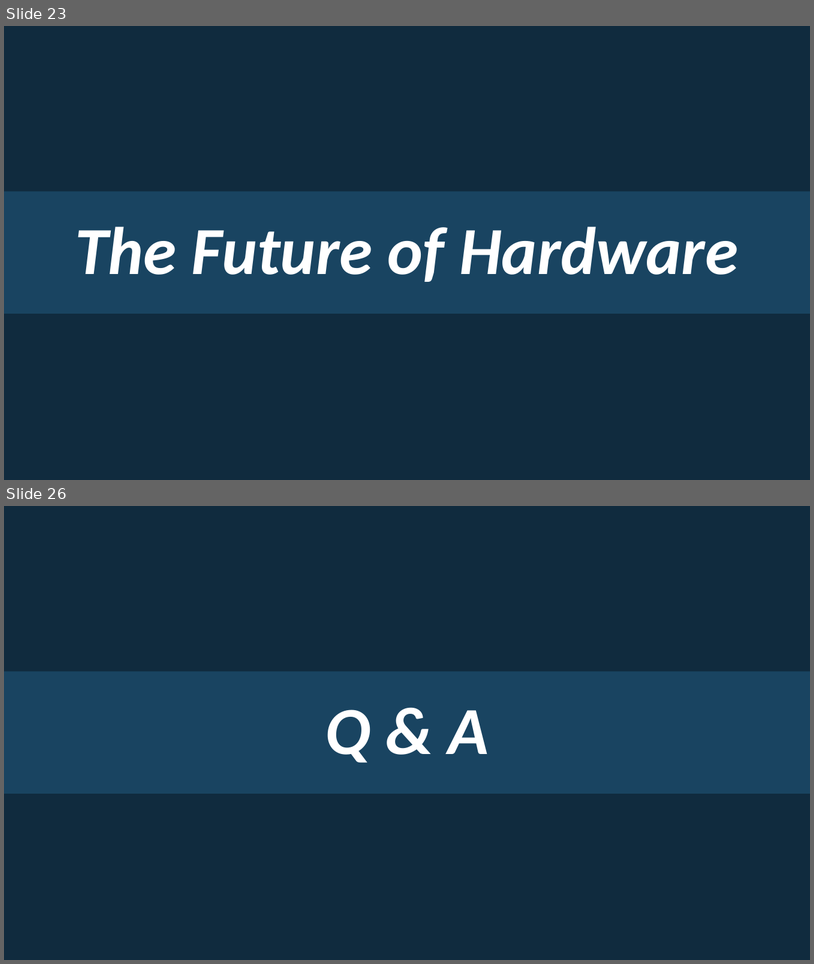
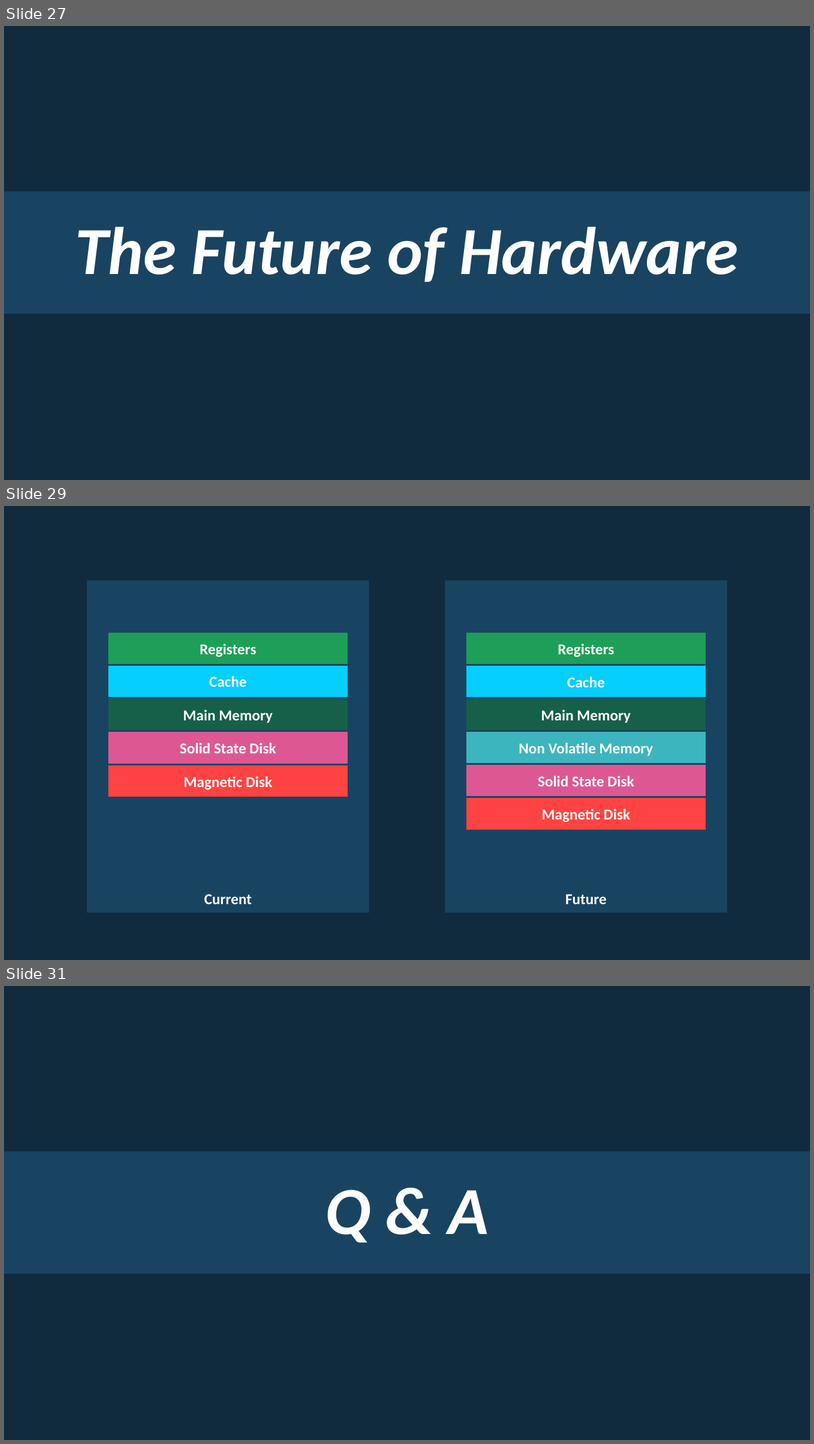
Before and after one commit to rogeralsing/Presentations, a slide deck: Starcounter/usa.pptx. Shown one above the other, each under a label of ours: slides 23 and 26 before the commit, slides 27, 29 and 31 after it; the slides between them are not shown. The pictures are 814x964 and 814x1444 pixels, drawn with LibreOffice and Linux fonts; fonts in the diff are those of the drawing. Boxes give left, top, right and bottom in pixels: in the first picture for what was removed or moved away, otherwise in the second. Text is boxed around its words. In the diff, an @@ line names an element or a change of style, - is before the commit and + after.

```diff
--- a/Starcounter/usa.pptx
+++ b/Starcounter/usa.pptx
@@ slide 29 added at [4,506,810,960], background #102B3E @@
@@ group added at [87,580,369,913]: 5 rounded rectangles, 1 rectangle @@
+Current
+Main Memory
+Cache
+Solid State Disk
+Registers
+Magnetic Disk
@@ group added at [445,580,728,913]: 6 rounded rectangles, 1 rectangle @@
+Future
+Main Memory
+Cache
+Non Volatile Memory
+Registers
+Solid State Disk
+Magnetic Disk
@@ what was slide 23 is now slide 27 @@
@@ what was slide 26 is now slide 31 @@
```
Also in this commit, not shown: 2 slides changed, 5 other slides added, 1 slide removed.
